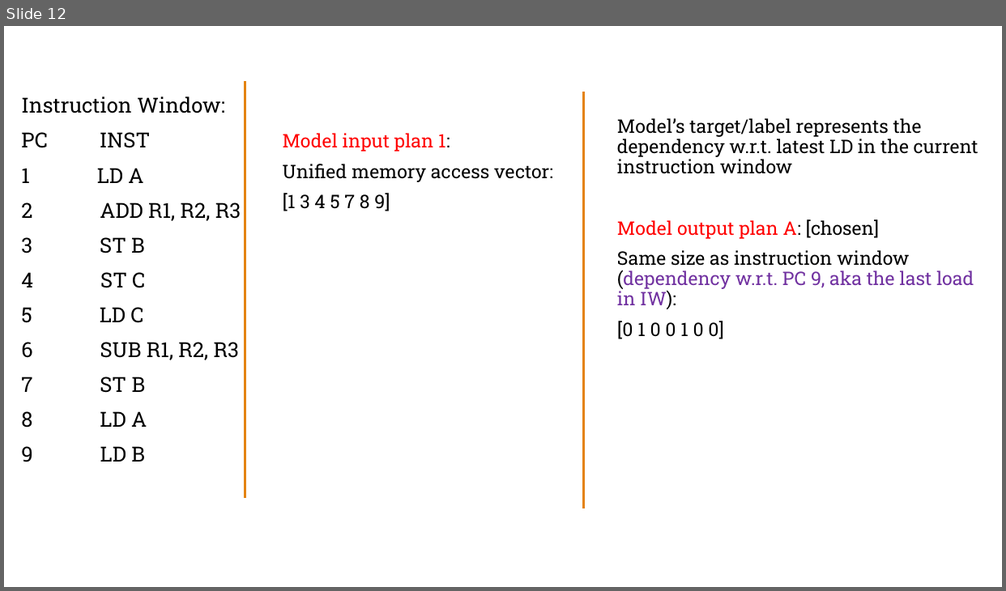
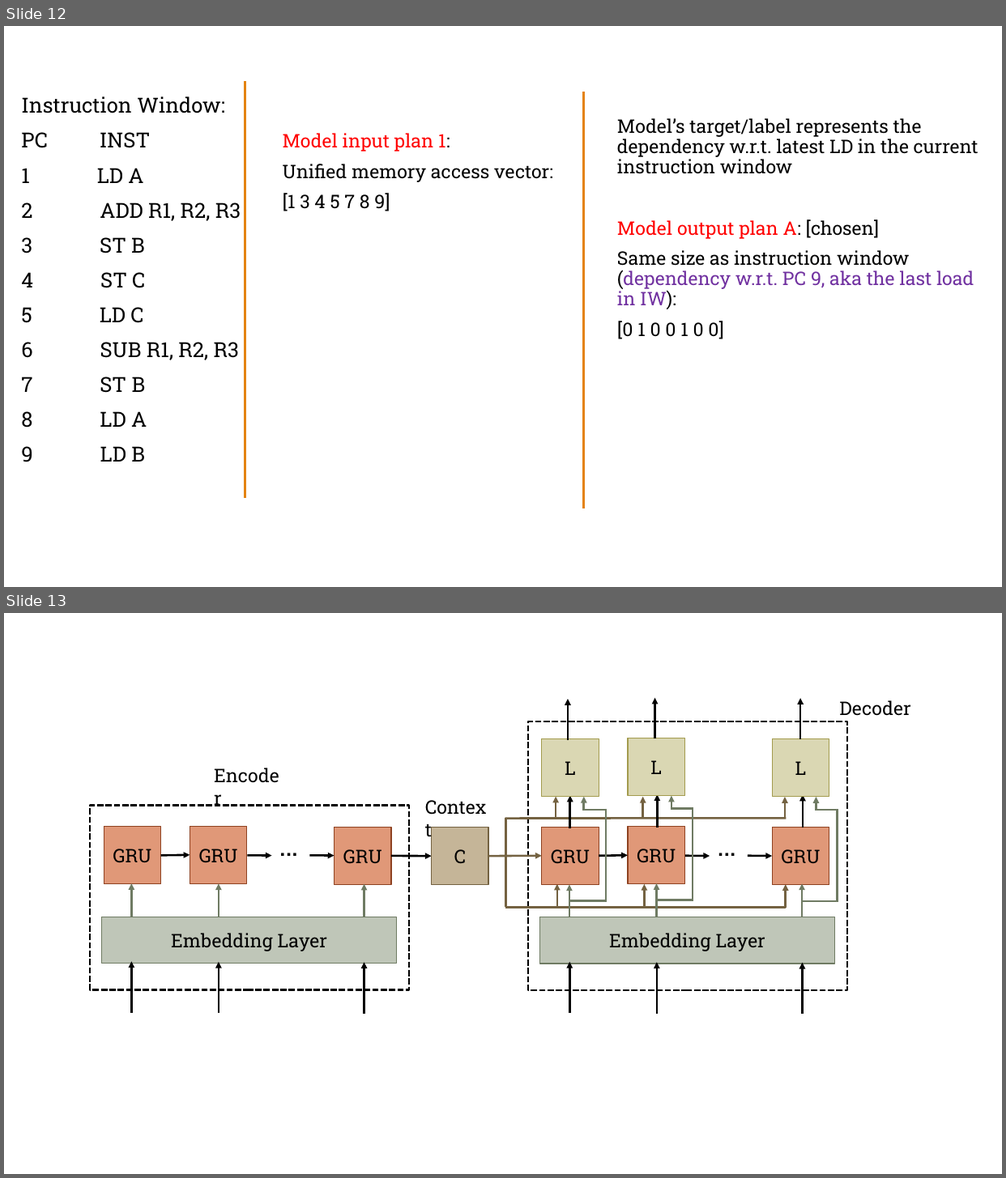
Before and after one commit to yankanghong/cs7290_project, a slide deck: presentation.pptx. Shown one above the other, each under a label of ours: slide 12 before the commit, slides 12 and 13 after it. The pictures are 1006x591 and 1006x1178 pixels, drawn with LibreOffice and Linux fonts; fonts in the diff are those of the drawing; background and template pictures are left out. Boxes give left, top, right and bottom in pixels: in the first picture for what was removed or moved away, otherwise in the second. Text is boxed around its words. In the diff, an @@ line names an element or a change of style, - is before the commit and + after.

Commit message:
update diagram

```diff
--- a/presentation.pptx
+++ b/presentation.pptx
@@ slide 13 added at (4,613,1002,1174), background #FFFFFF; not listed: 1 template element that a slide beside it also shows @@
@@ group added at (90,697,910,1014): 35 arrows, 14 rectangles, 13 lines, 5 texts @@
+…
+GRU
+GRU
+GRU
+Embedding Layer
+Encoder
+Decoder
+C
+Context
+Embedding Layer
+…
+GRU
+GRU
+GRU
+L
+L
+L
```
